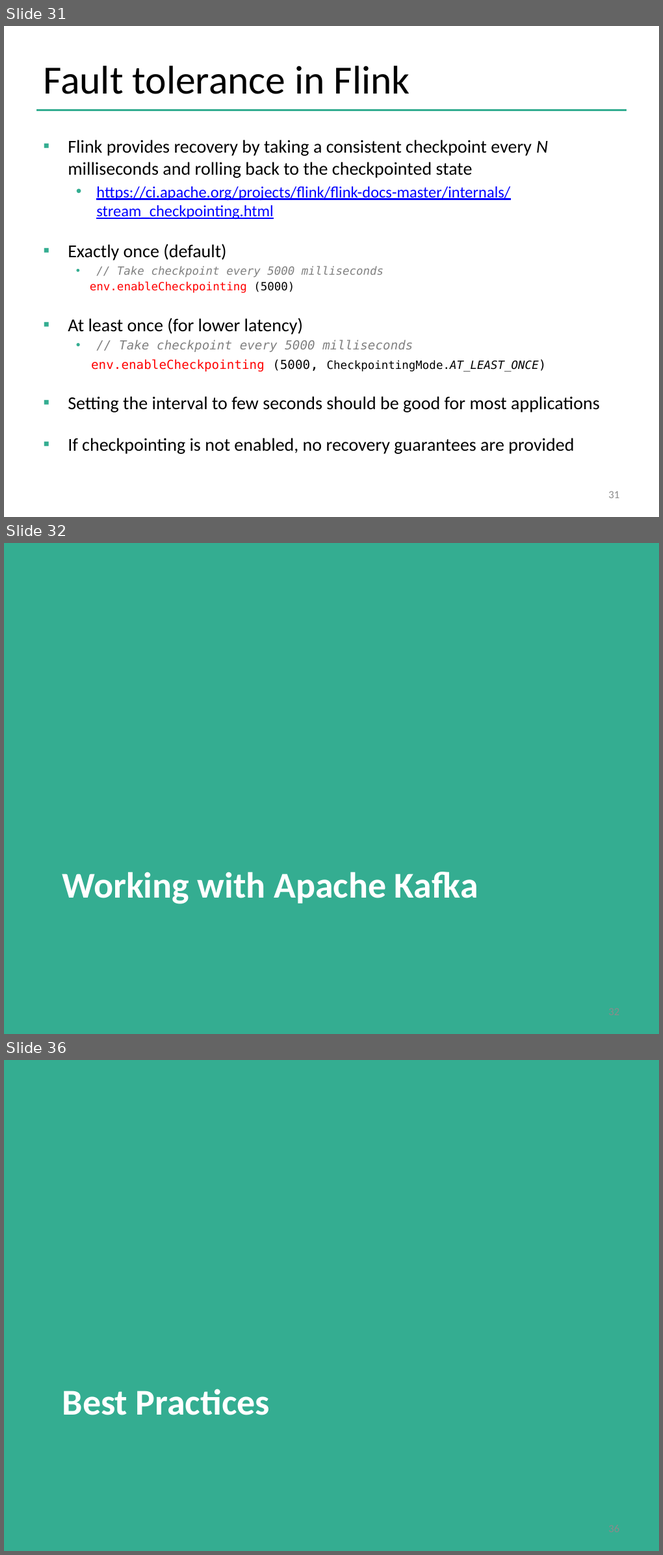
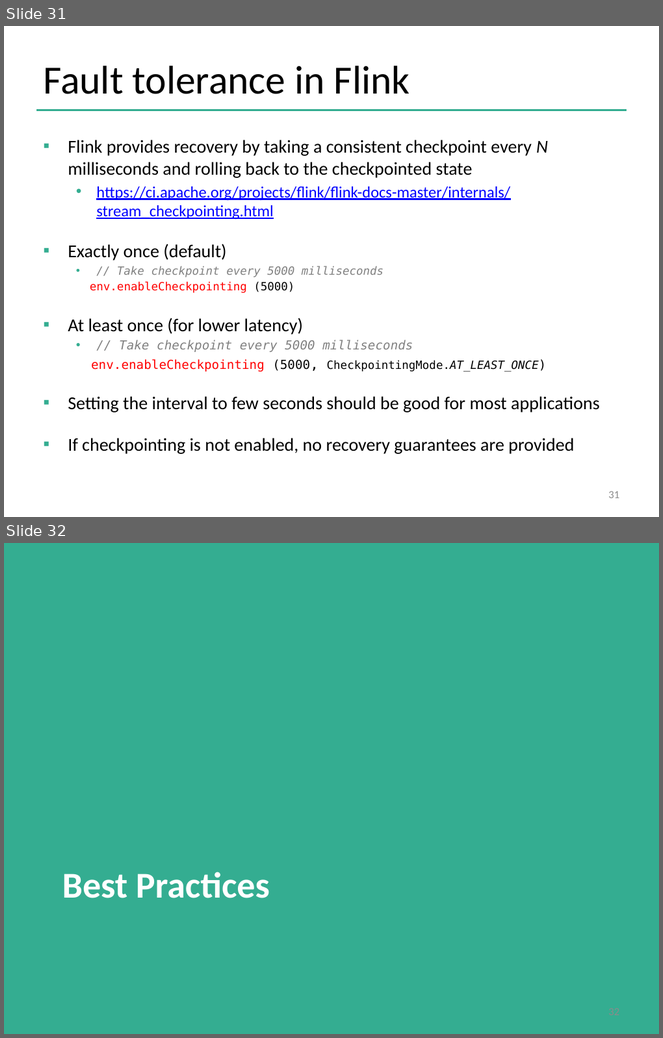
Before and after one commit to dataArtisans/flink-training-web, a slide deck: slides/flink_stream_basics.pptx. Shown one above the other, each under a label of ours: slides 31, 32 and 36 before the commit, slides 31 and 32 after it; the slides between them are not shown. The pictures are 663x1555 and 663x1038 pixels, drawn with LibreOffice and Linux fonts; fonts in the diff are those of the drawing; background and template pictures are left out. Boxes give left, top, right and bottom in pixels: in the first picture for what was removed or moved away, otherwise in the second. Text is boxed around its words. In the diff, an @@ line names an element or a change of style, - is before the commit and + after.

Commit message:
Updated DataStream slides and moved Kafka from Basic to Advanced

```diff
--- a/slides/flink_stream_basics.pptx
+++ b/slides/flink_stream_basics.pptx
@@ slide 32 removed at box(4, 543, 659, 1034), background #34AD91 @@
@@ title removed at box(62, 872, 478, 904) @@
-Working with Apache Kafka
@@ what was slide 36 is now slide 32 @@
```
Also in this commit, not shown: 4 slides changed, 3 other slides removed, 3 other files.
